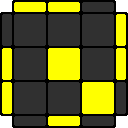
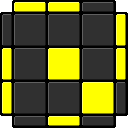
Revision of a layered 128×128 image; what changed, layer by layer:
painted on "color" over (2, 2, 126, 126)
